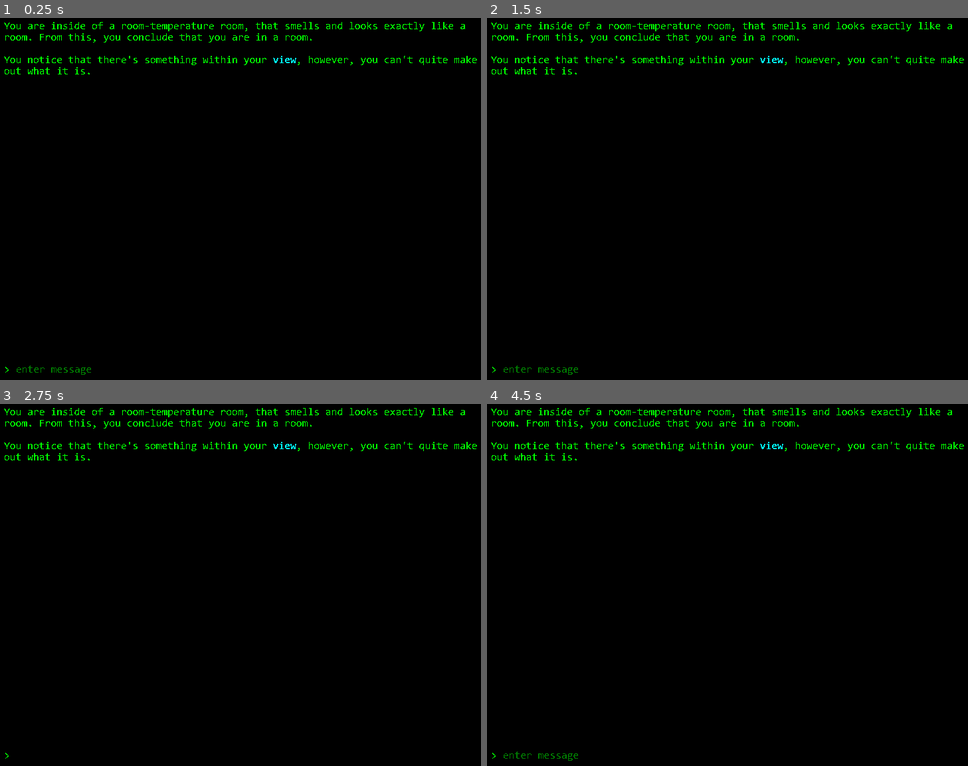
Above: before the commit, frames 1-4 (two rows, left to right).
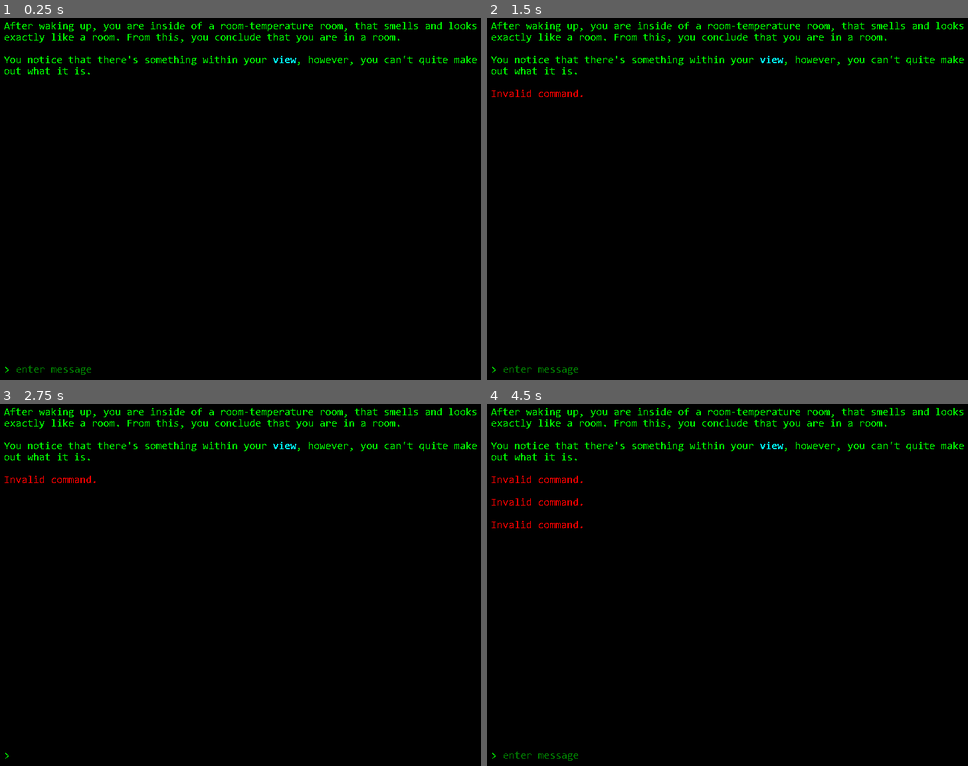
Above: after the commit, the same moments.

Repository: fidgetplayz48/textadventuregamejam
Game: Godot game, scene res://scenes/main.tscn
Same seed, same stepped clock (60 frames per second), same inputs: the game is played once before the commit and once after it.
Inputs (mouse positions are in pixels of both pictures, inside the frame that each line leads up to):
- Up to frame 1 (0.25 s): no input
- Up to frame 2 (1.5 s): click (741, 369) at 0.52 s; type "12" at 0.6 s; tap Enter at 1.25 s
- Up to frame 3 (2.75 s): tap Space at 2 s
- Up to frame 4 (4.5 s): tap Enter at 2.75, 4.25 s; tap Space at 3.5 s

The runs differ from the first frame. In frame 1, 1.0% of the frame differs, in the area x 0-100%, y 1-7%; in frame 2, 1.1%; in frame 3, 1.1%; in frame 4, 1.3%, in the area x 0-100%, y 1-35%.

Commit message:
did eating and touched up map system and added funcs to it.  eat. eat yeath

Diff:
--- a/branches/general_sound_player.gd
+++ b/branches/general_sound_player.gd
@@ -1,7 +1,7 @@
 extends AudioStreamPlayer
 
 var soundlist := {
-	"error":load("res://sounds/info.wav"),
+	"error":load("res://sounds/blip1.wav"),
 	"enter":load("res://sounds/blip2.wav"),
 }
 
--- a/project.godot
+++ b/project.godot
@@ -22,7 +22,7 @@
 boot_splash/fullsize=false
 boot_splash/use_filter=false
 config/icon="res://graphics/splashing my shit rn.png"
-boot_splash/minimum_display_time=100
+boot_splash/minimum_display_time=1000
 
 [autoload]
 
@@ -32,6 +32,7 @@
 
 window/size/viewport_width=800
 window/size/viewport_height=600
+window/stretch/mode="viewport"
 
 [input]
 
--- a/scenes/main.gd
+++ b/scenes/main.gd
@@ -8,9 +8,26 @@
 # canGo - decides what directions the player can go, "r"-right,"u"-up,"d"-down,"l"-left
 # objects - defines the objects in the room
 var map = [
-	[{"canGo":["r","d"],"objects":["something"]},{},{},{}],
+	[{"canGo":[],"objects":["pizza"]},{},{},{}],
 	[{},{},{},{}],
 	[{},{},{},{}],
 	[{},{},{},{}]
 ]
+var mapIDs = [
+	[1,2,3,4],
+	[5,6,7,8],
+	[9,10,11,12],
+	[13,14,15,16]
+]
 #Note: when checking the map, y goes first then x
+
+func removeObject(objToRemove: String):
+	var objects = map[playerLoc[1]][playerLoc[0]]["objects"]
+	objects[objects.find(objToRemove)] = "empty" #set object to empty
+
+func openWalls(wallsToRemove: Array):
+	var canGo = map[playerLoc[1]][playerLoc[0]]["canGo"]
+	for wall in wallsToRemove:
+		if wall not in canGo:
+			canGo.append(wall)
+			print(map)
--- a/scenes/main.tscn
+++ b/scenes/main.tscn
@@ -18,6 +18,7 @@
 
 [node name="textdisplay" parent="." instance=ExtResource("3_nyod6")]
 text = "PLACEHOLDER!!!"
+scroll_following = true
 
 [node name="generalSoundPlayer" parent="." instance=ExtResource("4_wj2c3")]
 mix_target = 2
--- a/scripts/message_enter.gd
+++ b/scripts/message_enter.gd
@@ -1,7 +1,6 @@
 extends LineEdit
 
-
-var bannedLetters = ["a"]
+var bannedLetters = [""]
 #other nodes
 @onready var textDisplay = $"../textdisplay"
 @onready var soundSys = $"../generalSoundPlayer"
@@ -15,6 +14,7 @@
 func _on_text_changed(new_text: String) -> void:
 	for letter in bannedLetters: #look for each letter in bannedLetters
 		if letter in text:
+			$"../textdisplay".attach(textres.dialogue["errorchar"])
 			soundSys.playSound("error")
 			var caretPos = caret_column #when reseting the text, save caret pos
 			text = text.replace(letter,"")
@@ -22,43 +22,93 @@
 
 func _on_text_submitted(new_text: String) -> void:
 	var currentTile = mainNode.map[mainNode.playerLoc[1]][mainNode.playerLoc[0]] # Gets the current tile of the player
-	var command = new_text.split(' ')[0]
+	var command = new_text.split(' ')[0].to_lower()
 	var target = Array(new_text.split(" ").slice(1))
+	var targetFixed : Array = []
+	for i in target:
+		i = i.dedent() #remove white spaces so you cant do empty msg
+		if i != "":
+			targetFixed.append(i.to_lower())
+	target = targetFixed #apply white space removal
+
 	soundSys.playSound("enter")
 	text = ""
+	var roomNum = mainNode.mapIDs[mainNode.playerLoc[1]][mainNode.playerLoc[0]]
 	if command == "credits":
-		textDisplay.attach(command, textres.dialogue["txt_credits"])
+		textDisplay.attach(textres.dialogue["txt_credits"], command)
 
 	if command == "view":
 		print('view') # Something so it doesn't display an error. remove later
 		# add view to the screen
+
 	if command in ["examine", "search", "look", "inspect"]:
-		if target.size()>0: #If array is empty the whole thing crashes lmao
-			if command == "look" and target[0] == "around":
-				print(new_text)
-			else:
-				for i in target:
-					if(currentTile["objects"].has(i)):
-					#If the tile at the player location has any of the words in the target. Fix later to only allow 1
-						print("examination is legal!")
+		#if target.size()>0:
+		textDisplay.attach(textres.dialogue["txt"+str(roomNum)+"_search"], new_text) #returns room number
 
-
-	if command in ["use", "utilize", "operate"]: #general use
+	if command in ["use", "utilize", "operate", "wield"]: #general use
 		print(new_text)
 
-	if command in ["use", "consume", "eat"]: #food/edible
+	if command in ["consume", "eat", "devour", "swallow", "munch"]: #food/edible
+		if target.size() == 0:
+			textDisplay.attach(textres.dialogue["txt_whatEat"], new_text)
+			return
+		if "empty" in get_room_by_id(roomNum)["objects"]:
+			textDisplay.attach(textres.dialogue["txt"+str(roomNum)+"_eatfail"], new_text)
+			return
+		if target.size()>0:
+			if "pizza" in target:
+				if "pizza" in get_room_by_id(roomNum)["objects"]:
+					mainNode.removeObject("pizza")
+					mainNode.openWalls(["r","d"])
+					textDisplay.attach(textres.dialogue["txt"+str(roomNum)+"_eat"], new_text)
+					return
+			#put elifs for each food here
+			else:
+				textDisplay.attach(textres.dialogue["txt_invalidFood"], new_text)
+				return
+
+	if command in ["inventory","items","supply","stock","reserve","purse"]: #inventory access
 		print(new_text)
-
-	#Movement:
+	#Movement: TODO optimize with array for directions n stuff
 	if command in ["down","south"]:
 		if(currentTile["canGo"].has("d")):
 			mainNode.playerLoc[1]+=1 #Adds 1 to the player's y, moving them down
-	if command in ["up","north"]:
+			return
+		else:
+			textDisplay.attach(textres.dialogue["errormove"])
+			soundSys.playSound("error")
+			return
+	elif command in ["up","north"]:
 		if(currentTile["canGo"].has("u")):
 			mainNode.playerLoc[1]-=1 #ditto, but opposite
-	if command in ["right","east"]:
+			return
+		else:
+			textDisplay.attach(textres.dialogue["errormove"])
+			soundSys.playSound("error")
+			return
+	elif command in ["right","east"]:
 		if(currentTile["canGo"].has("r")):
 			mainNode.playerLoc[0]+=1 #ditto but moves right instead on x axis
-	if command in ["left","west"]:
+			return
+		else:
+			textDisplay.attach(textres.dialogue["errormove"])
+			soundSys.playSound("error")
+			return
+	elif command in ["left","west"]:
 		if(currentTile["canGo"].has("l")):
 			mainNode.playerLoc[0]-=1 #ditto, but opposite
+			return
+		else:
+			textDisplay.attach(textres.dialogue["errormove"])
+			soundSys.playSound("error")
+			return
+
+	$"../textdisplay".attach(textres.dialogue["errorcmd"])
+	soundSys.playSound("error")
+
+func get_room_by_id(room_id):
+	for row in range(mainNode.mapIDs.size()):
+		for col in range(mainNode.mapIDs[row].size()):
+			if mainNode.mapIDs[row][col] == room_id:
+				return mainNode.map[row][col] # Return the corresponding room from map
+	return
--- a/scripts/text_resource.gd
+++ b/scripts/text_resource.gd
@@ -1,8 +1,16 @@
 extends Node
 
 var dialogue : Dictionary = {
+	"errorchar":"[color=red]Invalid character.[/color]",
+	"errorcmd":"[color=red]Invalid command.[/color]",
+	"errormove":"[color=red]Illegal move.[/color]",
+
 	"txt_credits":"A Game made by RubyPiec and Fidgety48",
+	"txt_whatEat":"You open your mouth, to get ready to feast on......?",
+	"txt_invalidFood":"That doesn't appear to be in this room.",
 
-	"txt1_intro":"You are inside of a room-temperature room, that smells and looks exactly like a room. From this, you conclude that you are in a room.\n\nYou notice that there's something within your [b][color=cyan]view[/color][/b], however, you can't quite make out what it is.",
-	"txt1_search":""
+	"txt1_intro":"After waking up, you are inside of a room-temperature room, that smells and looks exactly like a room. From this, you conclude that you are in a room.\n\nYou notice that there's something within your [b][color=cyan]view[/color][/b], however, you can't quite make out what it is.",
+	"txt1_search":"YOU ARE SEARCHINg",
+	"txt1_eat":"You ate the pizza that was on the table. You notice the walls behind and to the right of you dissapering, you are now able to move through them.",
+	"txt1_eatfail":"Theres nothing left to eat."
 }
--- a/scripts/textdisplay.gd
+++ b/scripts/textdisplay.gd
@@ -3,5 +3,9 @@
 func _ready() -> void:
 	text = textres.dialogue["txt1_intro"]
 
-func attach(command: String, attachment: String) -> void:
-	text = text + "\n\n[color=#008000]> " + command + "[/color]\n\n" + attachment #example: First line \n > hello! i am the text! \n hello this is a response.
+func attach(attachment: String, command = null) -> void:
+	if command != null:
+		text = text + "\n\n[color=#008000]> " + command + "[/color]\n\n" + attachment
+	else:
+		text = text + "\n\n" + attachment
+	#example: First line \n > hello! i am the text! \n hello this is a response.
